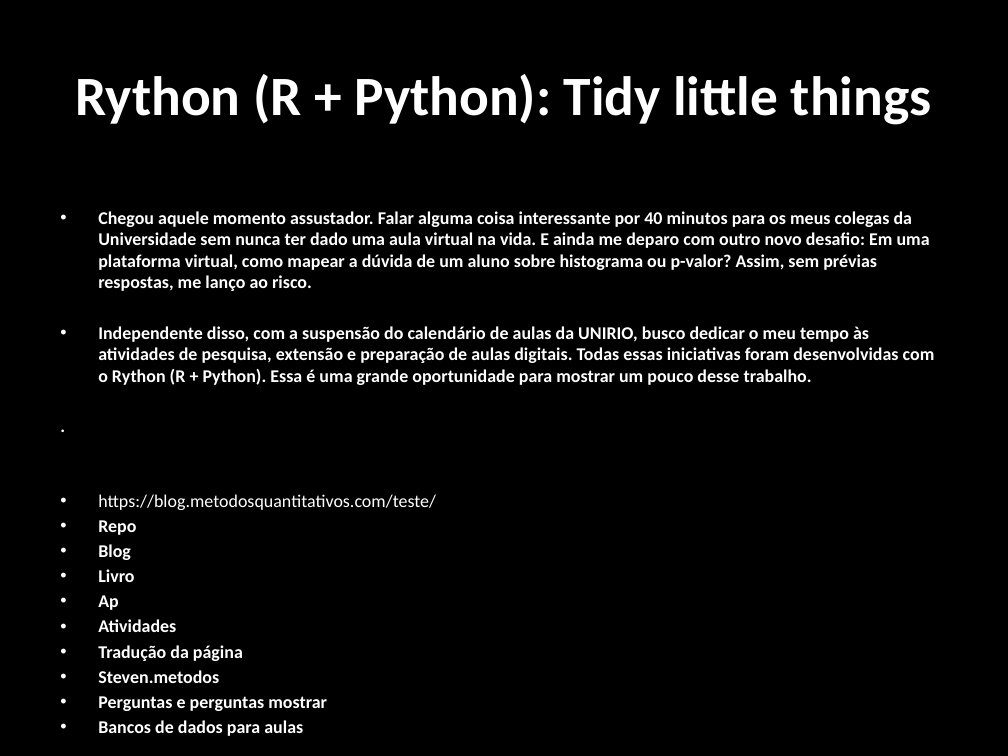
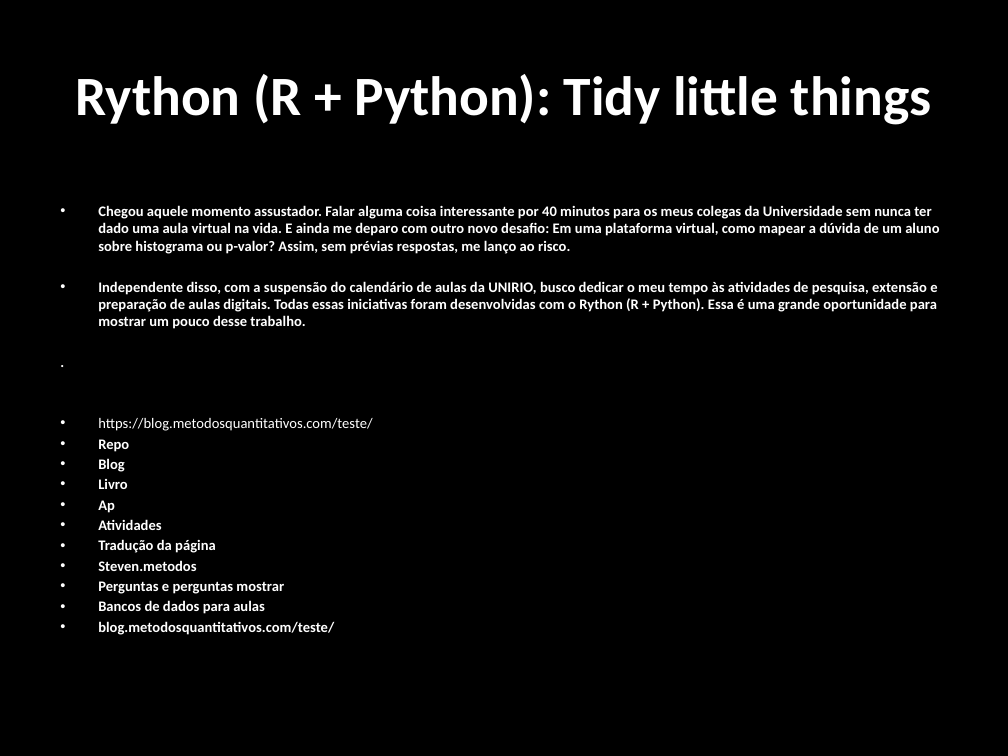
Before and after one commit to DATAUNIRIO/ap, a slide deck: slide 1 of DMQtalks/my_talk.pptx. Drawn at 1008x756 pixels with LibreOffice and Linux fonts; fonts in the diff are those of the drawing. Boxes give left, top, right and bottom in pixels: in the first picture for what was removed or moved away, otherwise in the second. Text is boxed around its words. In the diff, an @@ line names an element or a change of style, - is before the commit and + after.

```diff
--- a/DMQtalks/my_talk.pptx
+++ b/DMQtalks/my_talk.pptx
@@ text at box(98, 205, 939, 614): size 12.8 to 10.4 pt @@
@@ text at box(98, 621, 334, 635): paragraph added @@
+• blog.metodosquantitativos.com/teste/
```
Also in this commit, not shown: 3 other files.
